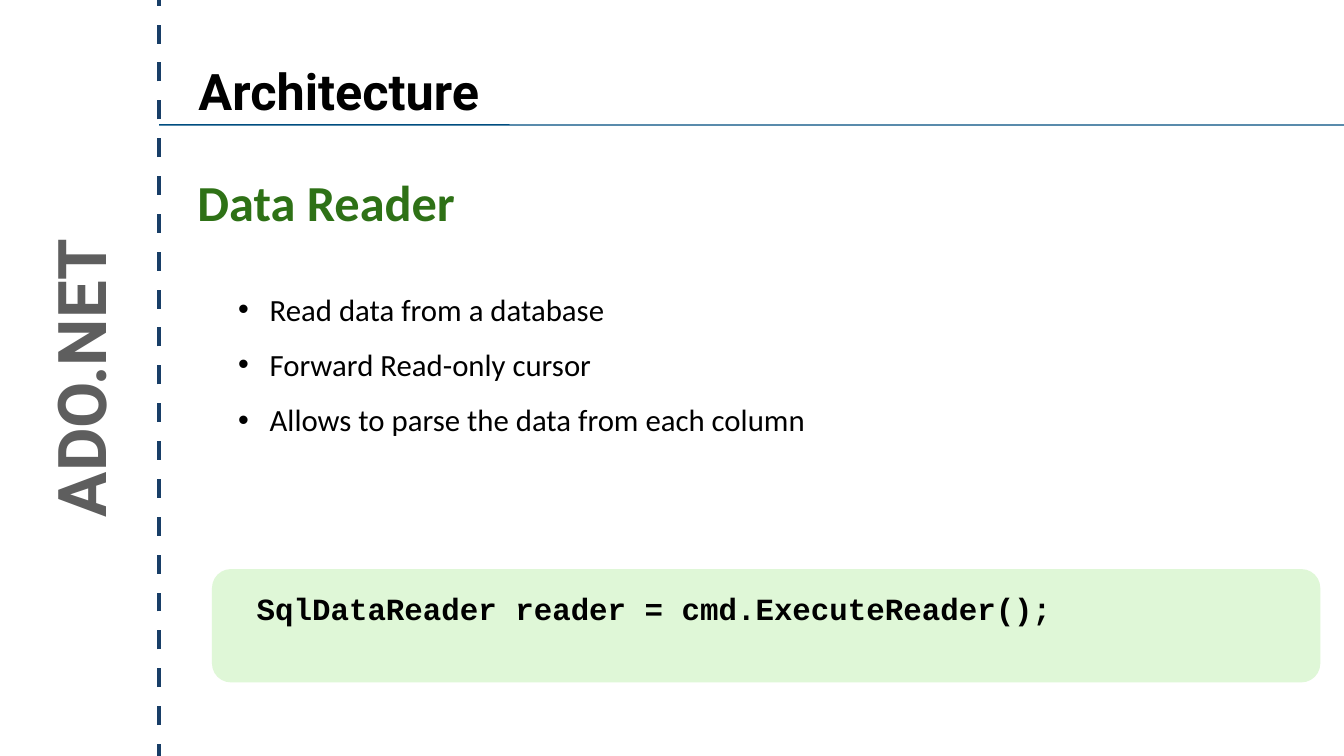
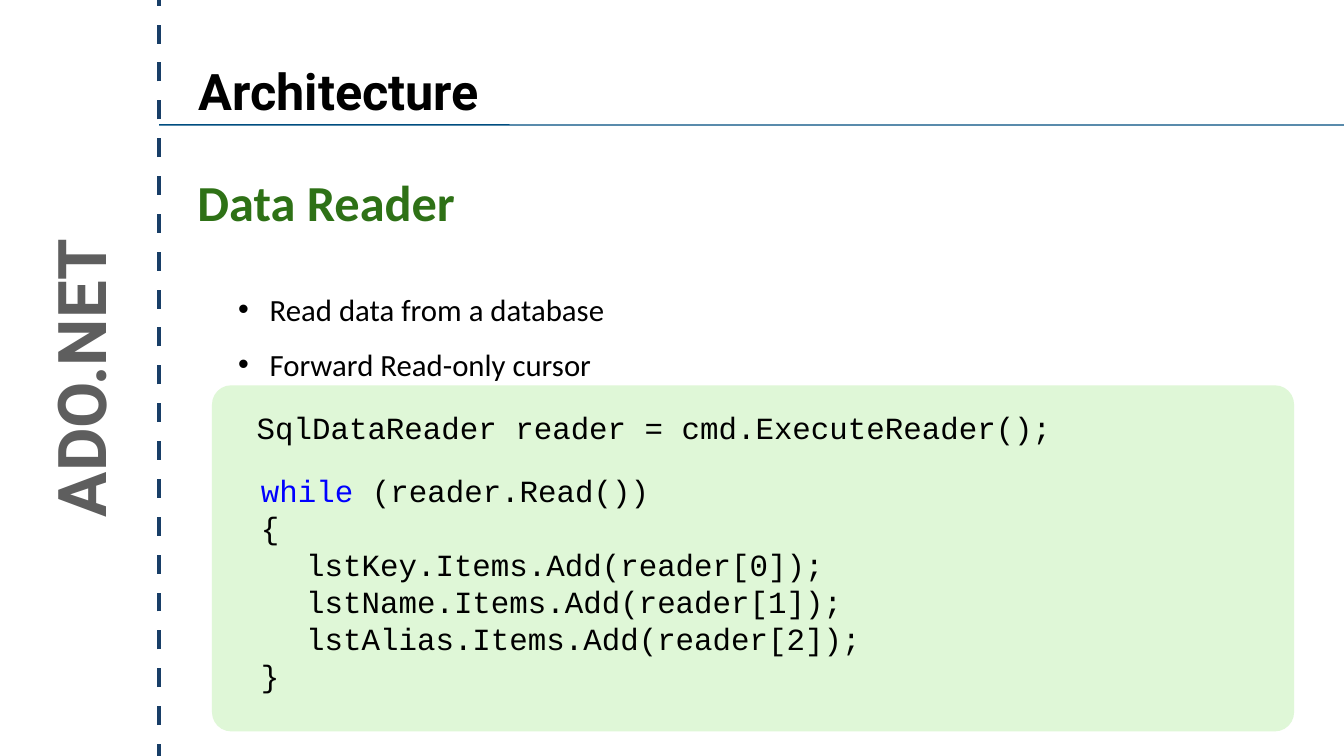
Before and after one commit to crpatel/DotNetMaterial, a slide deck: slide 28 of Unit 4.pptx (slide 29 before the commit). Drawn at 1344x756 pixels with LibreOffice and Linux fonts; fonts in the diff are those of the drawing. Boxes give left, top, right and bottom in pixels: in the first picture for what was removed or moved away, otherwise in the second. Text is boxed around its words. In the diff, an @@ line names an element or a change of style, - is before the commit and + after.

```diff
--- a/Unit 4.pptx
+++ b/Unit 4.pptx
@@ text "SqlDataReader reader = cmd.ExecuteReader();" moved from (x1=257, y1=598, x2=1052, y2=627) to (x1=257, y1=417, x2=1052, y2=446) @@
@@ text "SqlDataReader reader = cmd.ExecuteReader();" at (x1=257, y1=417, x2=1052, y2=446): bold off @@
@@ rounded rectangle resized from (x1=212, y1=569, x2=1320, y2=682) to (x1=212, y1=385, x2=1294, y2=731) @@
@@ rounded rectangle at (x1=212, y1=385, x2=1294, y2=731): proportions changed @@
@@ text at (x1=270, y1=409, x2=805, y2=436): paragraph removed @@
-• Allows to parse the data from each column
@@ text added at (x1=261, y1=480, x2=860, y2=657), 44 pt, text #000000 @@
+while (reader.Read())
+{
+lstKey.Items.Add(reader[0]);
+lstName.Items.Add(reader[1]);
+lstAlias.Items.Add(reader[2]);
+}
```
Also in this commit, not shown: 2 other slides changed, 4 slides added.
